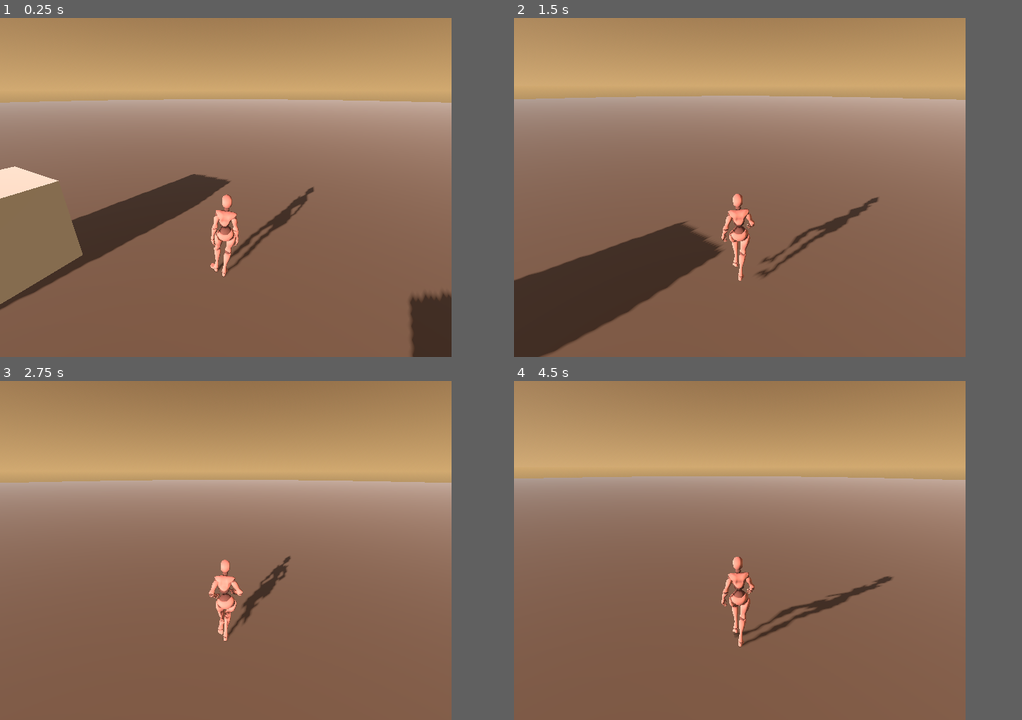
Above: before the commit, frames 1-4 (two rows, left to right).
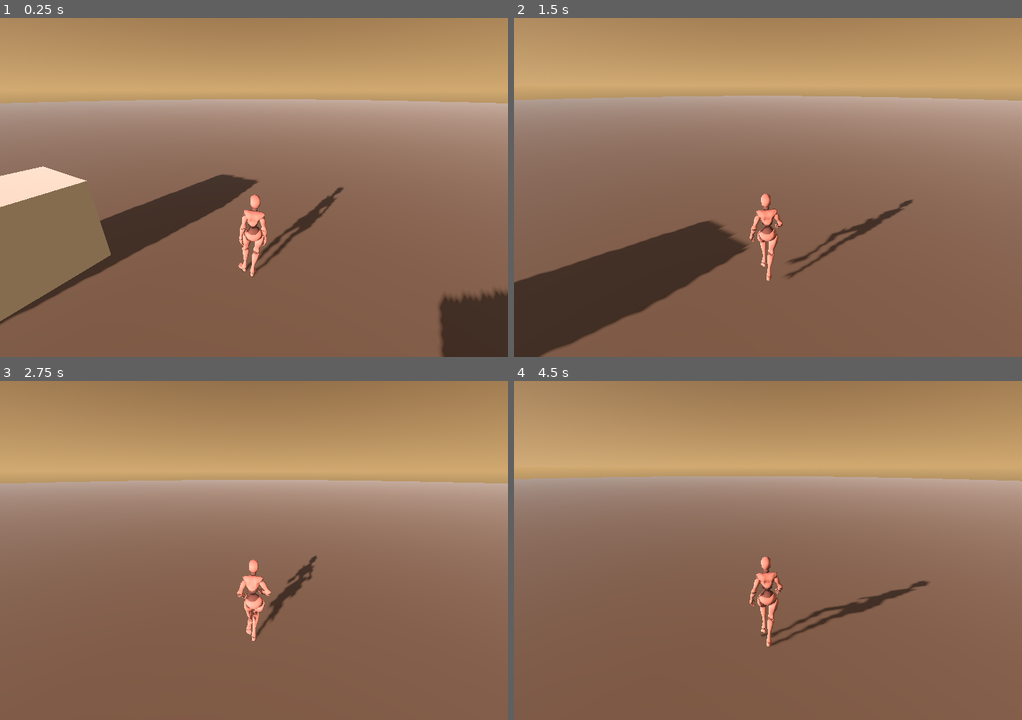
Above: after the commit, the same moments.

Repository: Nyedveg/wildred
Game: Godot game, scene res://test_scene_resources/test_scene.tscn
Two runs of this game, one before a commit and one after it. Both use one fixed random seed, a clock stepped at 60 frames per second and the inputs below.
Inputs (mouse positions are in pixels of both pictures, inside the frame that each line leads up to):
- Up to frame 1 (0.25 s): no input
- Up to frame 2 (1.5 s): tap Enter (ui_accept) at 0.5, 0.77 s; move the mouse to (762, 187) at 0.52 s; hold Shift (sprint) 0.53-1.28 s; hold W (forward) from 0.53 s (still down); move the mouse to (717, 187) at 1.27 s; tap Shift (sprint) at 1.35 s
- Up to frame 3 (2.75 s): keep holding W (forward); tap Enter (ui_accept) at 1.52 s; move the mouse to (238, 543) at 2.02 s; hold Shift (sprint) from 2.03 s (still down)
- Up to frame 4 (4.5 s): keep holding W (forward); move the mouse to (732, 557) at 2.77 s; release Shift (sprint) at 2.78 s; tap Shift (sprint) at 2.85, 4.35 s; tap Enter (ui_accept) at 3.02, 3.77 s; move the mouse to (773, 553) at 3.52 s; hold Shift (sprint) 3.53-4.28 s; move the mouse to (707, 547) at 4.27 s
In our replay, the window is 640x480 before the commit and 720x480 after it. These sizes can differ from the game's own. Grey fills any space a smaller window leaves; there, only what the larger window draws over its background counts as a difference.

The runs differ from the first frame. In frame 1, 17% of the frame differs, in the area x 0-100%, y 0-100%; in frame 2, 9.1%; in frame 3, 7.5%; in frame 4, 8.1%.

Commit message:
Minor changes

Diff:
--- a/project.godot
+++ b/project.godot
@@ -17,7 +17,7 @@
 
 [display]
 
-window/size/viewport_width=640
+window/size/viewport_width=720
 window/size/viewport_height=480
 window/size/mode=3
 window/stretch/mode="viewport"
--- a/test_scene_resources/pixelart_stylizer.gdshader
+++ b/test_scene_resources/pixelart_stylizer.gdshader
@@ -12,15 +12,6 @@
 uniform vec3 shadow_color : source_color = vec3(0.0);
 
 varying mat4 model_view_matrix;
-
-
-float getDepth(vec2 screen_uv, sampler2D depth_texture, mat4 inv_projection_matrix){
-	float raw_depth = texture(depth_texture, screen_uv)[0];
-	vec3 normalized_device_coordinates = vec3(screen_uv * 2.0 - 1.0, raw_depth);
-    vec4 view_space = inv_projection_matrix * vec4(normalized_device_coordinates, 1.0);
-	view_space.xyz /= view_space.w;
-	return -view_space.z;
-}
 
 vec3 getPos(float depth, mat4 mvm, mat4 ipm, vec2 suv, mat4 wm, mat4 icm){
   vec4 pos = inverse(mvm) * ipm * vec4((suv * 2.0 - 1.0), depth * 2.0 - 1.0, 1.0);
--- a/test_scene_resources/test_scene.tscn
+++ b/test_scene_resources/test_scene.tscn
@@ -29,6 +29,10 @@
 
 uniform sampler2D cloud_texture;
 uniform sampler2D cloud_texture2;
+uniform vec2 cloud_direction;
+uniform vec2 cloud_direction2;
+uniform vec2 cloud_scale;
+uniform float cloud_distance;
 
 void sky() {
 	float v_angle = acos(clamp(EYEDIR.y, -1.0, 1.0));
@@ -83,6 +87,8 @@
 	vec3 ground = mix(ground_horizon_color.rgb, ground_bottom_color.rgb, clamp(1.0 - pow(1.0 - c, 1.0 / ground_curve), 0.0, 1.0));
 	ground *= ground_energy;
 
+
+
 	COLOR = mix(ground, sky, step(0.0, EYEDIR.y)) * exposure;
 }
 "
@@ -94,9 +100,15 @@
 height = 1024
 noise = SubResource("FastNoiseLite_fh7sy")
 
+[sub_resource type="Gradient" id="Gradient_8d7rn"]
+
+[sub_resource type="FastNoiseLite" id="FastNoiseLite_m8ymx"]
+
 [sub_resource type="NoiseTexture2D" id="NoiseTexture2D_82ce5"]
 width = 1024
 height = 1024
+color_ramp = SubResource("Gradient_8d7rn")
+noise = SubResource("FastNoiseLite_m8ymx")
 
 [sub_resource type="ShaderMaterial" id="ShaderMaterial_iybsl"]
 shader = SubResource("Shader_k7t3w")
@@ -112,6 +124,10 @@
 shader_parameter/sun_angle_max = 4.1113
 shader_parameter/sun_curve = 0.15
 shader_parameter/exposure = 1.0
+shader_parameter/cloud_direction = null
+shader_parameter/cloud_direction2 = null
+shader_parameter/cloud_scale = null
+shader_parameter/cloud_distance = null
 shader_parameter/cloud_texture = SubResource("NoiseTexture2D_cvor0")
 shader_parameter/cloud_texture2 = SubResource("NoiseTexture2D_82ce5")
 
Not shown: 1 places in test_scene_resources/test_scene.tscn that only renumber resources
